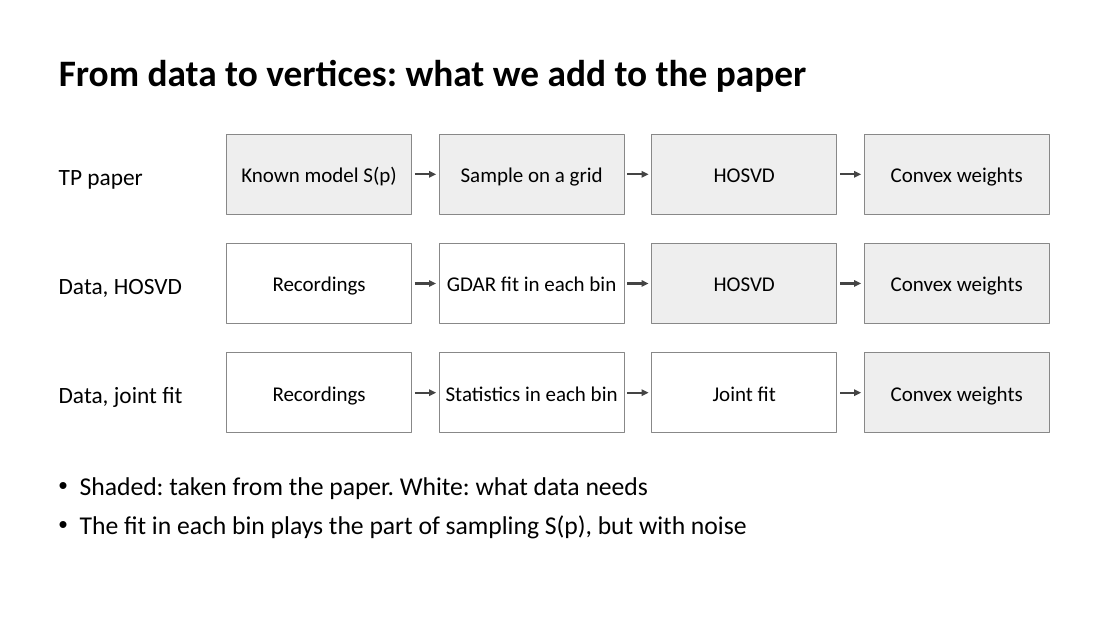
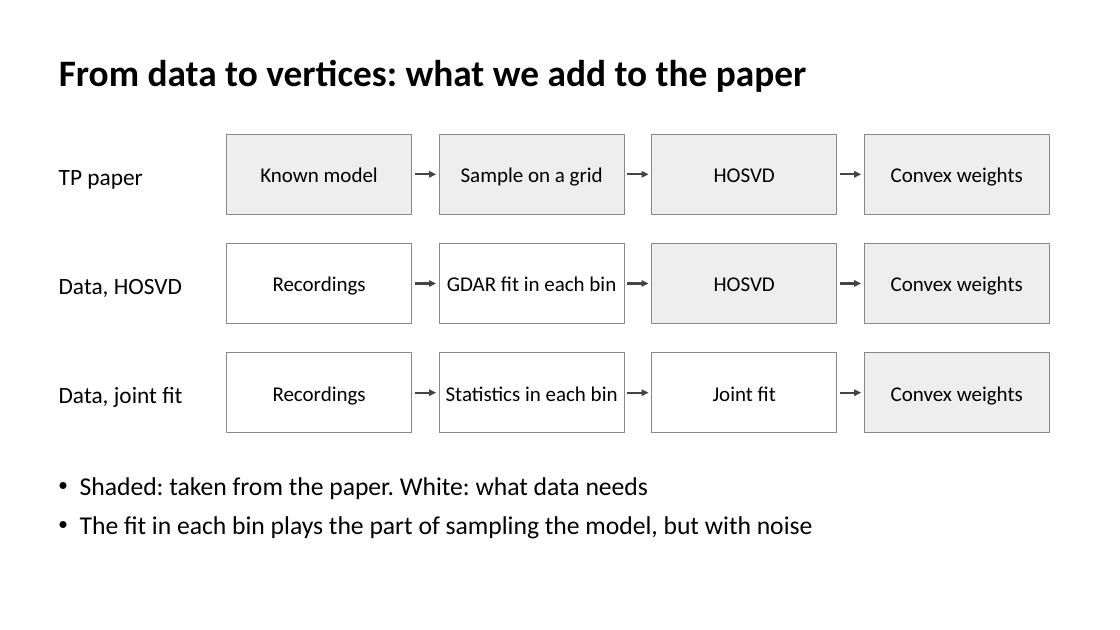
Before and after one commit to smartadi/tpgdar, a slide deck: slide 17 of TP-GDAR_IOS_Reach.pptx (slide 11 before the commit). Drawn at 1120x630 pixels with LibreOffice and Linux fonts; fonts in the diff are those of the drawing. Boxes give left, top, right and bottom in pixels: in the first picture for what was removed or moved away, otherwise in the second. Text is boxed around its words. In the diff, an @@ line names an element or a change of style, - is before the commit and + after.

```diff
--- a/TP-GDAR_IOS_Reach.pptx
+++ b/TP-GDAR_IOS_Reach.pptx
@@ text in rectangle at (260, 167, 378, 182): text changed @@
-Known model S(p)
+Known model
@@ text at (80, 516, 813, 539): text changed @@
-• The fit in each bin plays the part of sampling S(p), but with noise
+• The fit in each bin plays the part of sampling the model, but with noise
```
Also in this commit, not shown: 12 other slides changed, 17 slides added, 7 slides removed, 6 other files.
